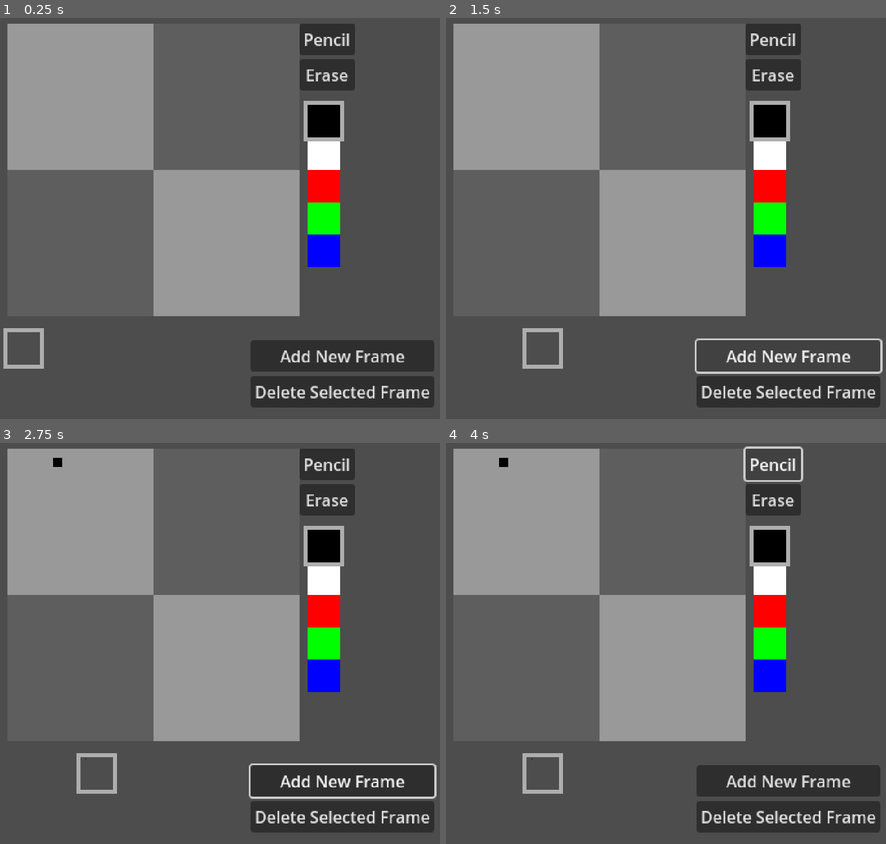
Above: before the commit, frames 1-4 (two rows, left to right).
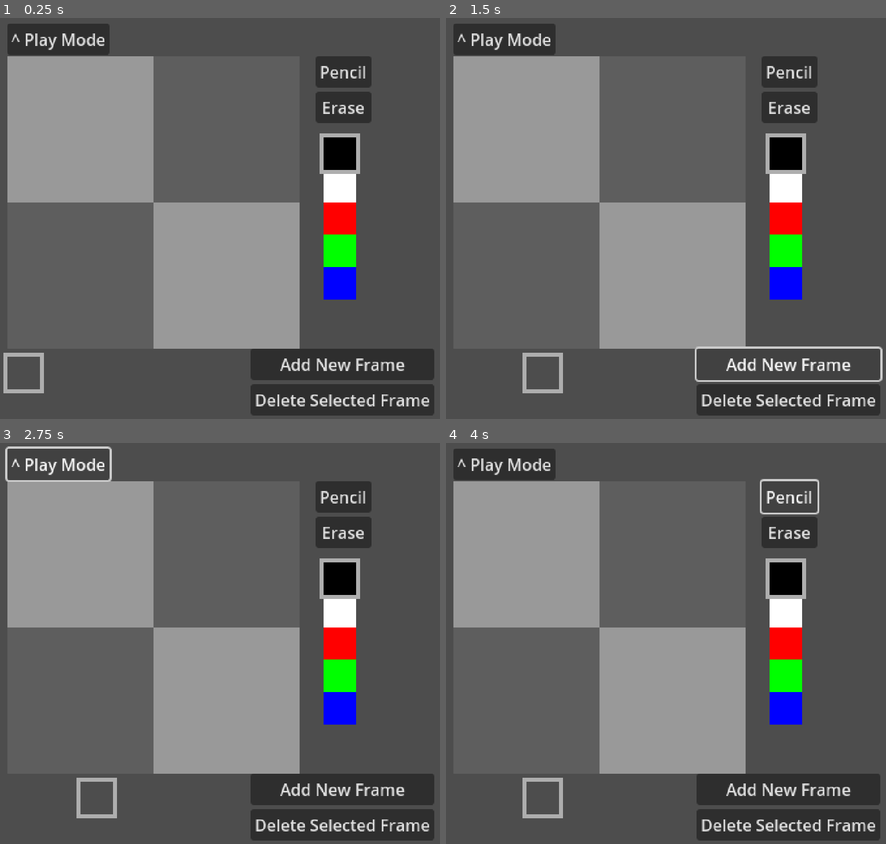
Above: after the commit, the same moments.

Repository: kennethbchen/Fireworkshop-Game
Game: Godot game, scene res://main.tscn
The game is run twice, just before and just after one commit, with the same random seed, the same clock (stepped at 60 frames per second) and the same inputs.
Inputs (mouse positions are in pixels of both pictures, inside the frame that each line leads up to):
- Up to frame 1 (0.25 s): no input
- Up to frame 2 (1.5 s): click "Add New Frame" at 0.5 s; click "Add New Frame" at 1.25 s
- Up to frame 3 (2.75 s): click (57, 463) at 2 s, where only the run after the commit has a clickable "^ Play Mode"
- Up to frame 4 (4 s): click (503, 463) at 2.75 s, where only the run after the commit has a clickable "^ Play Mode"; click "Pencil" at 3.5 s

The runs differ from the first frame. In frame 1, 23% of the frame differs, in the area x 0-99%, y 1-100%; in frame 2, 22%; in frame 3, 23%, in the area x 1-100%, y 0-100%; in frame 4, 22%.

Commit message:
Modified UI layout

Diff:
--- a/main.tscn
+++ b/main.tscn
@@ -38,9 +38,9 @@
 
 [node name="DrawingArea" type="TextureRect" parent="CreateUI"]
 offset_left = 8.0
-offset_top = 8.0
+offset_top = 40.0
 offset_right = 40.0
-offset_bottom = 40.0
+offset_bottom = 72.0
 scale = Vector2(9, 9)
 script = ExtResource("3_c1rli")
 metadata/_edit_group_ = true
@@ -82,10 +82,10 @@
 theme_override_styles/panel = SubResource("StyleBoxFlat_h6s55")
 
 [node name="Tools" type="VBoxContainer" parent="CreateUI"]
-offset_left = 296.0
-offset_top = 8.0
-offset_right = 351.0
-offset_bottom = 74.0
+offset_left = 312.0
+offset_top = 40.0
+offset_right = 367.0
+offset_bottom = 106.0
 
 [node name="PencilButton" type="Button" parent="CreateUI/Tools"]
 layout_mode = 2
@@ -99,10 +99,10 @@
 [node name="SwatchPicker" type="Control" parent="CreateUI"]
 layout_mode = 3
 anchors_preset = 0
-offset_left = 304.0
-offset_top = 88.0
-offset_right = 304.0
-offset_bottom = 88.0
+offset_left = 320.0
+offset_top = 120.0
+offset_right = 320.0
+offset_bottom = 120.0
 script = ExtResource("6_f3tm5")
 colors = Array[Color]([Color(0, 0, 0, 1), Color(1, 1, 1, 1), Color(1, 0, 0, 1), Color(0, 1, 0, 1), Color(0, 0, 1, 1)])
 
@@ -126,9 +126,9 @@
 layout_mode = 3
 anchors_preset = 0
 offset_left = 8.0
-offset_top = 312.0
+offset_top = 336.0
 offset_right = 240.0
-offset_bottom = 368.0
+offset_bottom = 392.0
 script = ExtResource("9_2c0ij")
 
 [node name="SelectionCursor" type="Panel" parent="CreateUI/FlipbookNavigator"]
@@ -163,9 +163,9 @@
 layout_mode = 3
 anchors_preset = 0
 offset_left = 248.0
-offset_top = 320.0
+offset_top = 328.0
 offset_right = 432.0
-offset_bottom = 384.0
+offset_bottom = 392.0
 
 [node name="VBoxContainer" type="VBoxContainer" parent="CreateUI/FlipbookFrameControls"]
 layout_mode = 0
@@ -179,6 +179,13 @@
 [node name="DeleteSelectedFrameButton" type="Button" parent="CreateUI/FlipbookFrameControls/VBoxContainer"]
 layout_mode = 2
 text = "Delete Selected Frame"
+
+[node name="Button" type="Button" parent="CreateUI"]
+offset_left = 8.0
+offset_top = 8.0
+offset_right = 109.0
+offset_bottom = 39.0
+text = "^ Play Mode"
 
 [node name="PlayerData" type="Node" parent="."]
 unique_name_in_owner = true
